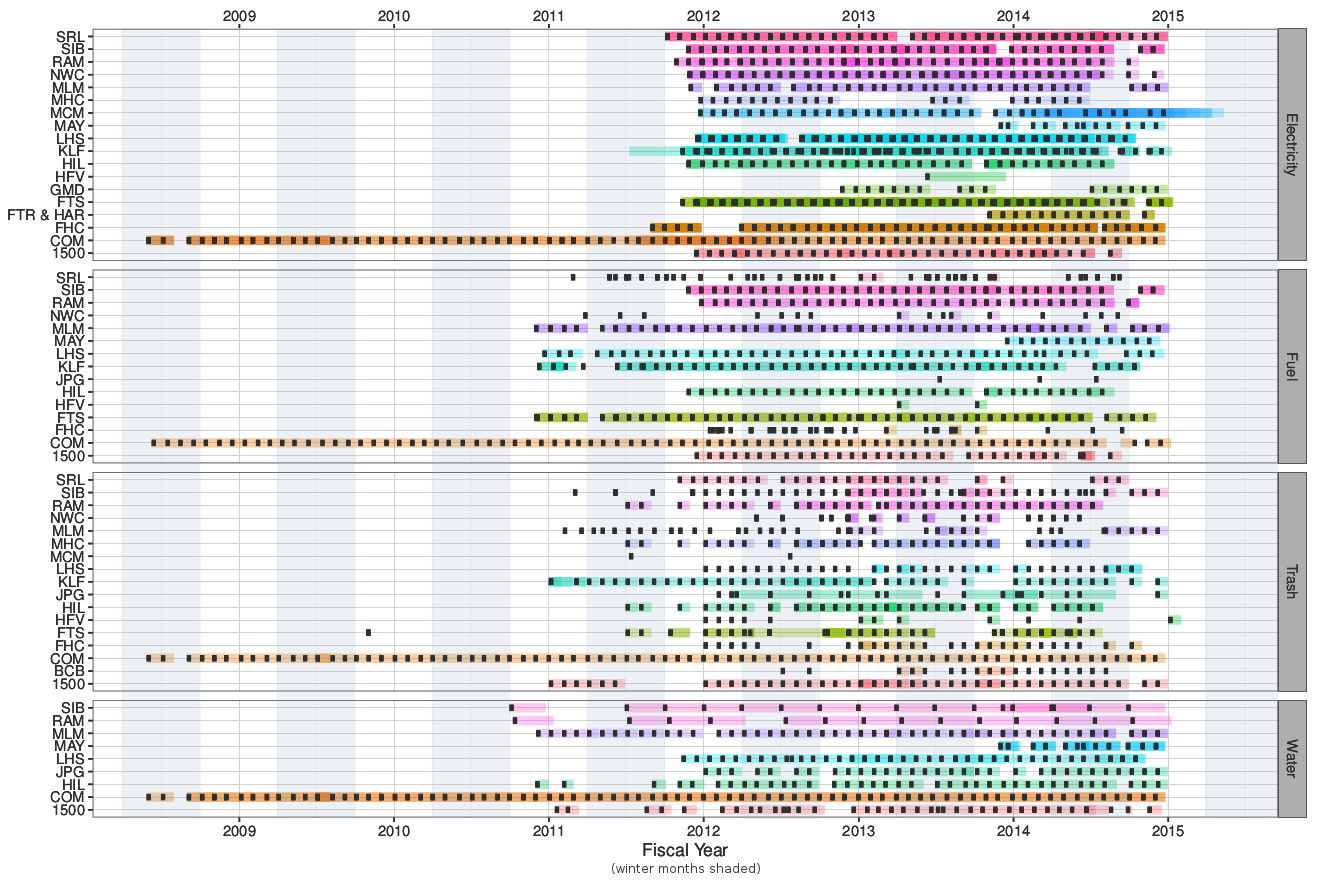
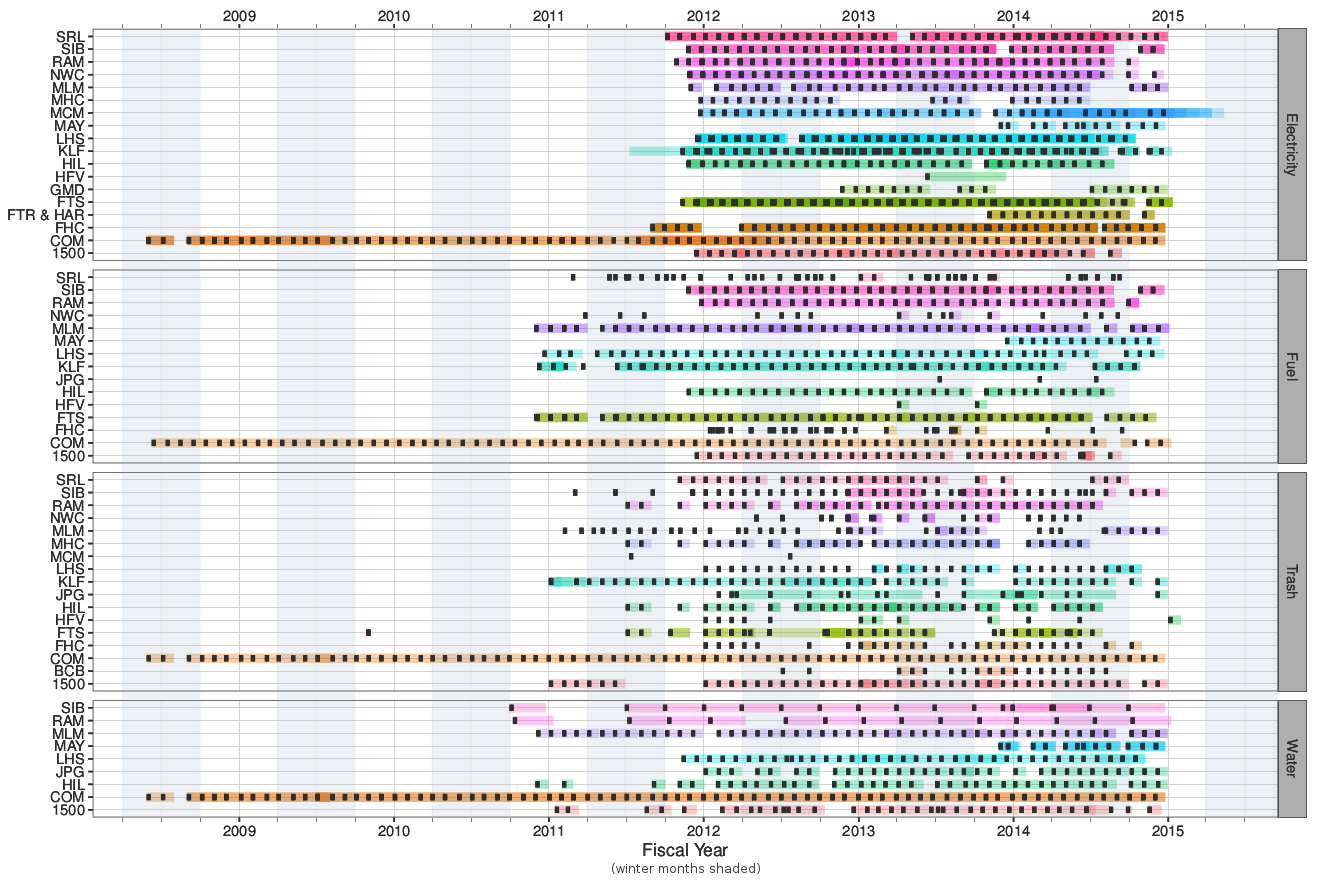
Layers edited between the first and the second 1318 × 887 image:
painted on "service_coverage.pdf" over [122, 24, 1245, 822]
